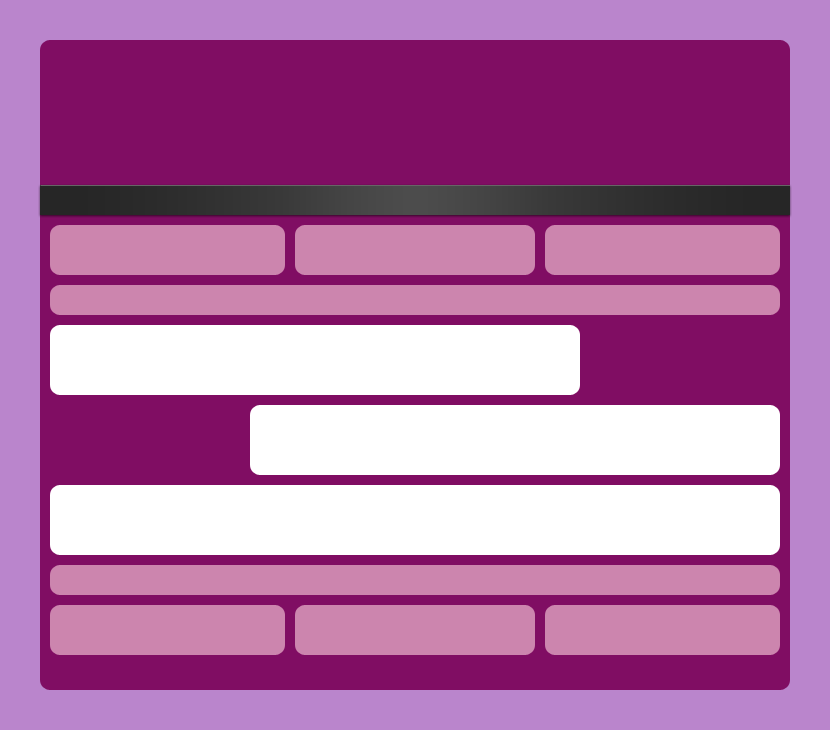
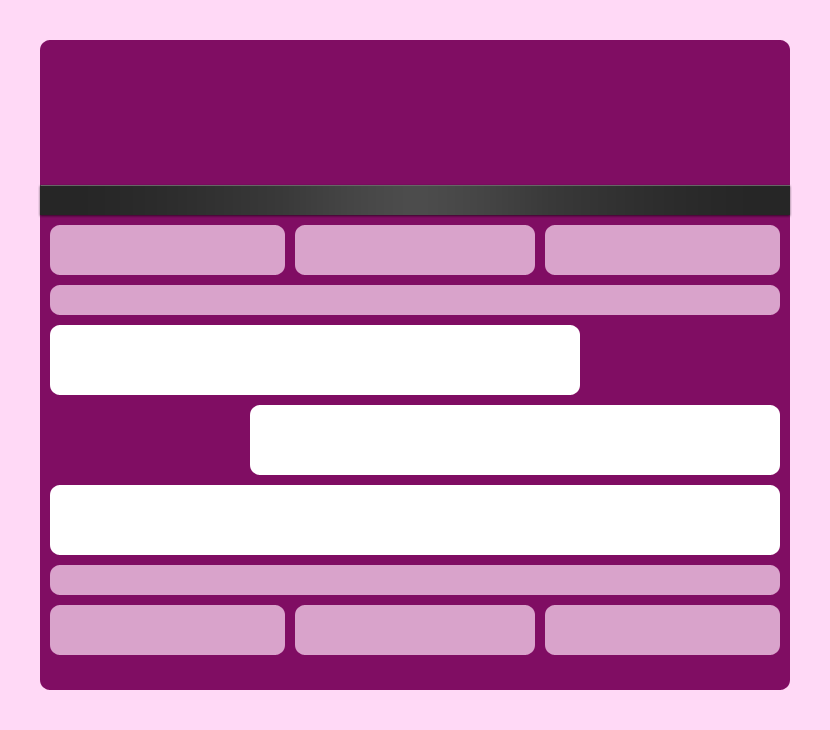
Layer changes from the first 830×730 image to the second:
painted on "header / footer widgets" over box(50, 225, 780, 655)
painted on "canvas" over box(40, 40, 790, 690)
painted on "Background" over box(0, 0, 830, 730)
